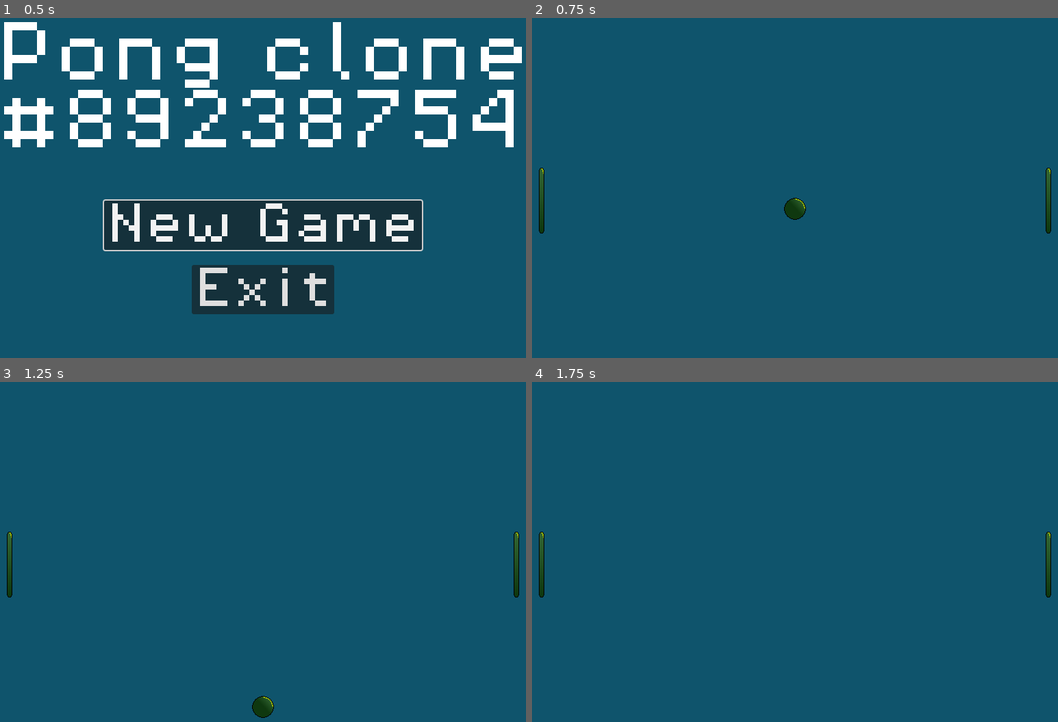
Above: before the commit, frames 1-4 (two rows, left to right).
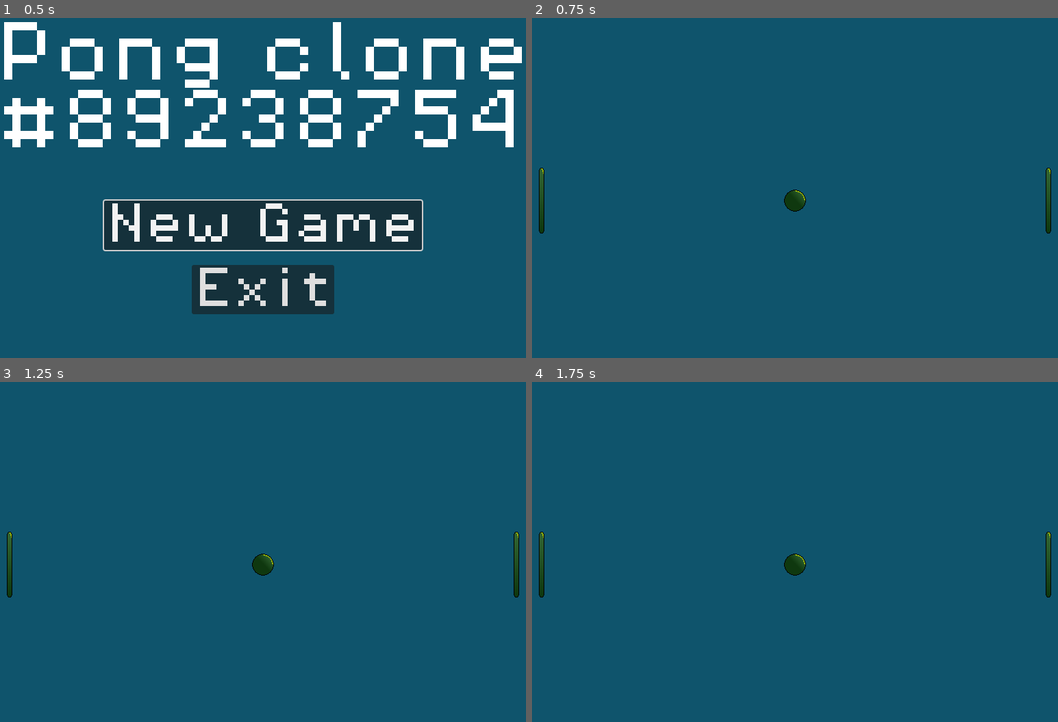
Above: after the commit, the same moments.

Repository: Alucat1986/Pong
Game: Godot game, scene res://scenes/menus/main_menu.tscn
Two runs of this game, one before a commit and one after it. Both use one fixed random seed, a clock stepped at 60 frames per second and the inputs below.
Inputs (mouse positions are in pixels of both pictures, inside the frame that each line leads up to):
- Up to frame 1 (0.5 s): no input
- Up to frame 2 (0.75 s): click "New Game" at 0.5 s
- Up to frame 3 (1.25 s): no input
- Up to frame 4 (1.75 s): move the mouse to (915, 545) at 1.27 s

Frame 1 is identical in both runs. In frame 2, 0.2% of the frame differs, in the area x 47-53%, y 50-60%; in frame 3, 0.4%, in the area x 47-53%, y 50-99%; in frame 4, 0.2%.

Commit message:
Removed that Gravity affects the paddles and ball.

Diff:
--- a/scenes/entities/ball.tscn
+++ b/scenes/entities/ball.tscn
@@ -1,11 +1,19 @@
-[gd_scene load_steps=3 format=3 uid="uid://cyumudmyxfcr1"]
+[gd_scene load_steps=5 format=3 uid="uid://cyumudmyxfcr1"]
 
+[ext_resource type="Script" path="res://scripts/entities/ball.gd" id="1_b2nsy"]
 [ext_resource type="Texture2D" uid="uid://fmb2jvjj6oa3" path="res://assets/Ball.png" id="1_dtqyg"]
+
+[sub_resource type="PhysicsMaterial" id="PhysicsMaterial_qdg08"]
+friction = 0.0
+bounce = 1.0
 
 [sub_resource type="CircleShape2D" id="CircleShape2D_6kh1c"]
 radius = 16.0312
 
 [node name="Ball" type="RigidBody2D"]
+physics_material_override = SubResource("PhysicsMaterial_qdg08")
+gravity_scale = 0.0
+script = ExtResource("1_b2nsy")
 
 [node name="CollisionShape2D" type="CollisionShape2D" parent="."]
 shape = SubResource("CircleShape2D_6kh1c")
--- a/scenes/entities/enemy_paddle.tscn
+++ b/scenes/entities/enemy_paddle.tscn
@@ -6,6 +6,7 @@
 size = Vector2(8, 96)
 
 [node name="EnemyPaddle" type="CharacterBody2D"]
+motion_mode = 1
 
 [node name="CollisionShape2D" type="CollisionShape2D" parent="."]
 shape = SubResource("RectangleShape2D_xx7ki")
--- a/scenes/entities/player_paddle.tscn
+++ b/scenes/entities/player_paddle.tscn
@@ -6,6 +6,7 @@
 size = Vector2(8, 96)
 
 [node name="PlayerPaddle" type="CharacterBody2D"]
+motion_mode = 1
 
 [node name="CollisionShape2D" type="CollisionShape2D" parent="."]
 shape = SubResource("RectangleShape2D_xx7ki")
